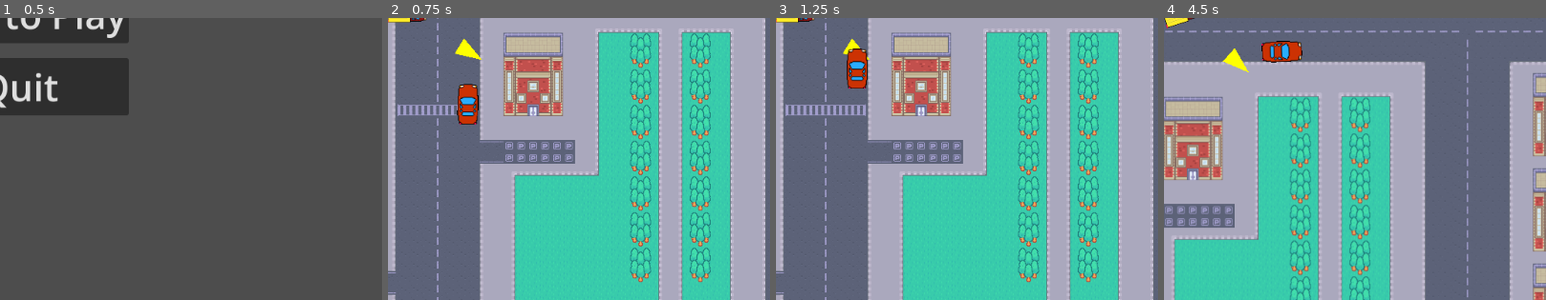
Above: before the commit, frames 1-4 (left to right).
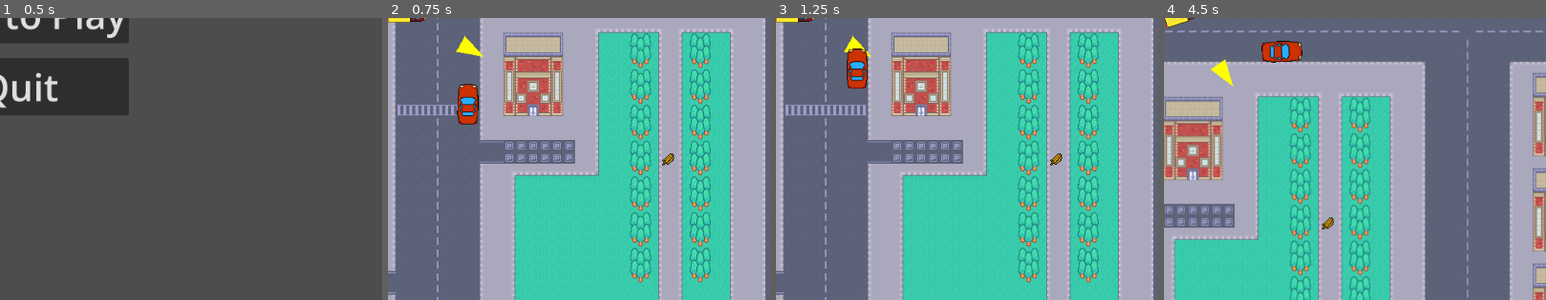
Above: after the commit, the same moments.

Repository: BastianTnd/grand-brew-delivery
Game: Godot game, scene res://Game/MainMenu/main_menu.tscn
Same seed, same stepped clock (60 frames per second), same inputs: the game is played once before the commit and once after it.
Inputs:
- Up to frame 1 (0.5 s): no input
- Up to frame 2 (0.75 s): click "Play" at 0.5 s
- Up to frame 3 (1.25 s): no input
- Up to frame 4 (4.5 s): hold Right (ui_right) 1.28-2.03 s; hold Down (ui_down) 2.03-2.78 s; hold Right (ui_right) 2.78-3.53 s; hold Up (ui_up) 3.53-4.28 s; hold Left (ui_left) from 4.28 s (still down)
The pictures show only the part of the screen within x 48-98%, y 50-100%; the shares and areas given below are measured in that part.

Frame 1 is identical in both runs. In frame 2, 0.3% of the frame differs, in the area x 17-75%, y 6-53%; in frame 3, 0.2%; in frame 4, 0.6%, in the area x 12-45%, y 10-75%.

Commit message:
Game Manager Script: - now 5 spwan points that rotate through

Diff:
--- a/godot_project/Game/game_manager.gd
+++ b/godot_project/Game/game_manager.gd
@@ -1,6 +1,13 @@
 extends Node2D
 
 var collectible_blueprint = preload("res://Collectible/collectible.tscn")
+var spawn_points = {
+	1: [Vector2(350, 195), Vector2(730, 245), Vector2(-880, 1275)],
+	2: [Vector2(760, 1320), Vector2(-540, 880), Vector2(950, -70)],
+	3: [Vector2(-850, 480), Vector2(200, 1030), Vector2(820, 950)],
+	4: [Vector2(950, 1350), Vector2(-680, 600), Vector2(350, 340)],
+	5: [Vector2(603, 580), Vector2(-535, 1360), Vector2(-5, 690)],
+}
 
 func _ready():
 	spawn_items()
@@ -13,9 +20,14 @@
 		get_tree().change_scene_to_file("res://Game/PauseMenu/pause_menu.tscn")
 
 func spawn_items():
+	var random_number_spawn_points = randi_range(1, 5)
+	var collectible_spawn_points = spawn_points[random_number_spawn_points]
+	print("Spawn Punkte: ", collectible_spawn_points)
+
 	var types = [Collectible.collectible_type.MALT, Collectible.collectible_type.HOPS, Collectible.collectible_type.YEAST]
-	for t in types:
+
+	for index in range(types.size()):
 		var item = collectible_blueprint.instantiate()
-		item.collectible = t
+		item.collectible = types[index]
 		add_child(item)
-		item.position = Vector2(randf_range(200, 1600), randf_range(200, 1000))
+		item.position = collectible_spawn_points[index]
